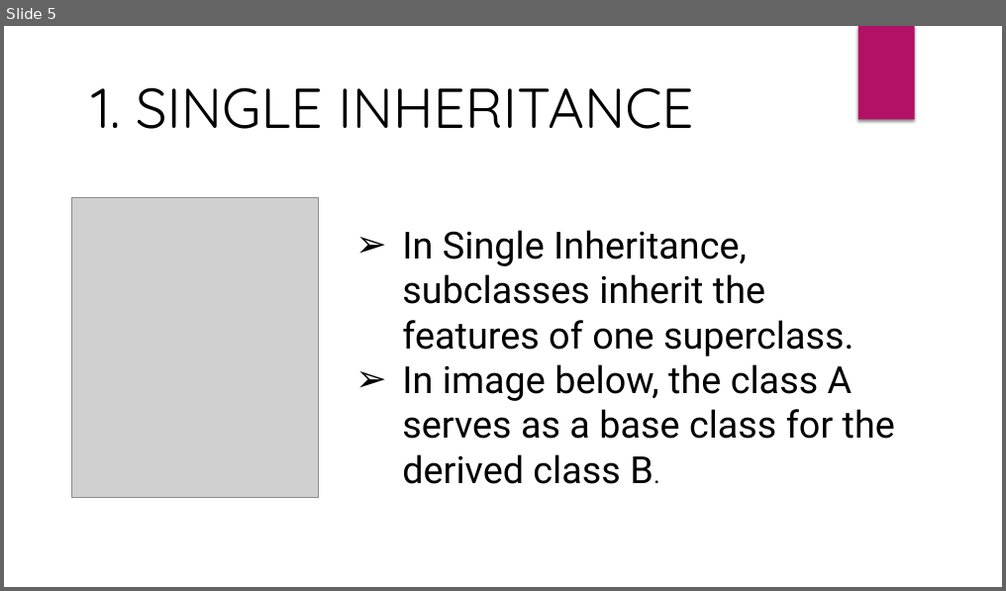
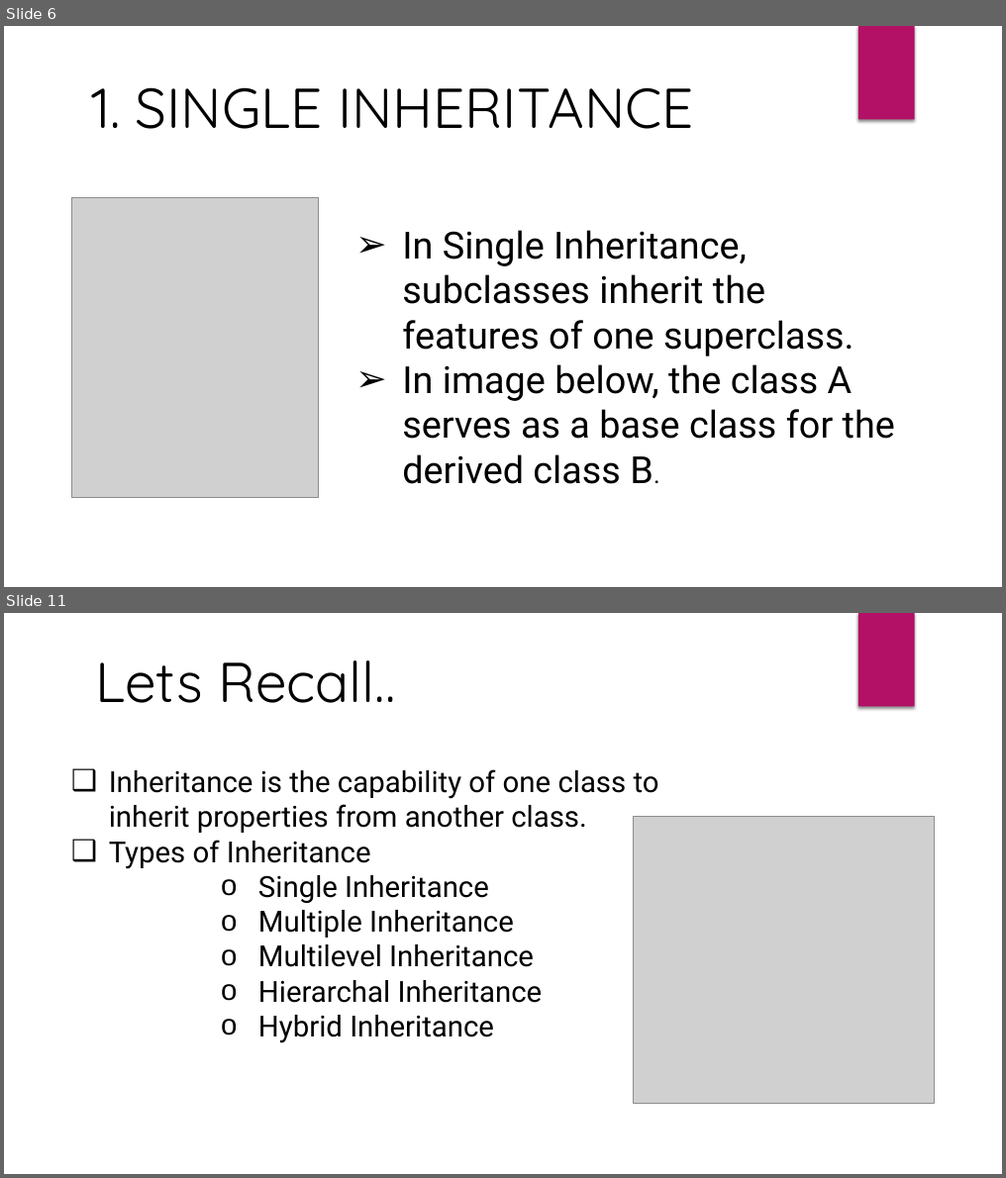
Before and after one commit to AshishVerma2711/Team, a slide deck: Inheritance.pptx. Shown one above the other, each under a label of ours: slide 5 before the commit, slides 6 and 11 after it; the slides between them are not shown. The pictures are 1006x591 and 1006x1178 pixels, drawn with LibreOffice and Linux fonts; fonts in the diff are those of the drawing; grey boxes stand for pictures. Boxes give left, top, right and bottom in pixels: in the first picture for what was removed or moved away, otherwise in the second. Text is boxed around its words. In the diff, an @@ line names an element or a change of style, - is before the commit and + after.

```diff
--- a/Inheritance.pptx
+++ b/Inheritance.pptx
@@ slide 11 added at [4,613,1002,1174], background #FFFFFF; not listed: 1 template element that a slide beside it also shows @@
@@ text added at [95,661,395,703], 54 pt, text #000000 @@
+Lets Recall..
@@ text added at [109,769,659,1044], 28 pt, text #000000 @@
+❑ Inheritance is the capability of one class to inherit properties from another class.
+❑ Types of Inheritance
+        o Single Inheritance
+        o Multiple Inheritance
+        o Multilevel Inheritance
+        o Hierarchal Inheritance
+        o Hybrid Inheritance
@@ picture added at [633,817,934,1103] @@
@@ what was slide 5 is now slide 6 @@
```
Also in this commit, not shown: 2 slides changed, 4 other slides added, 4 slides removed.
